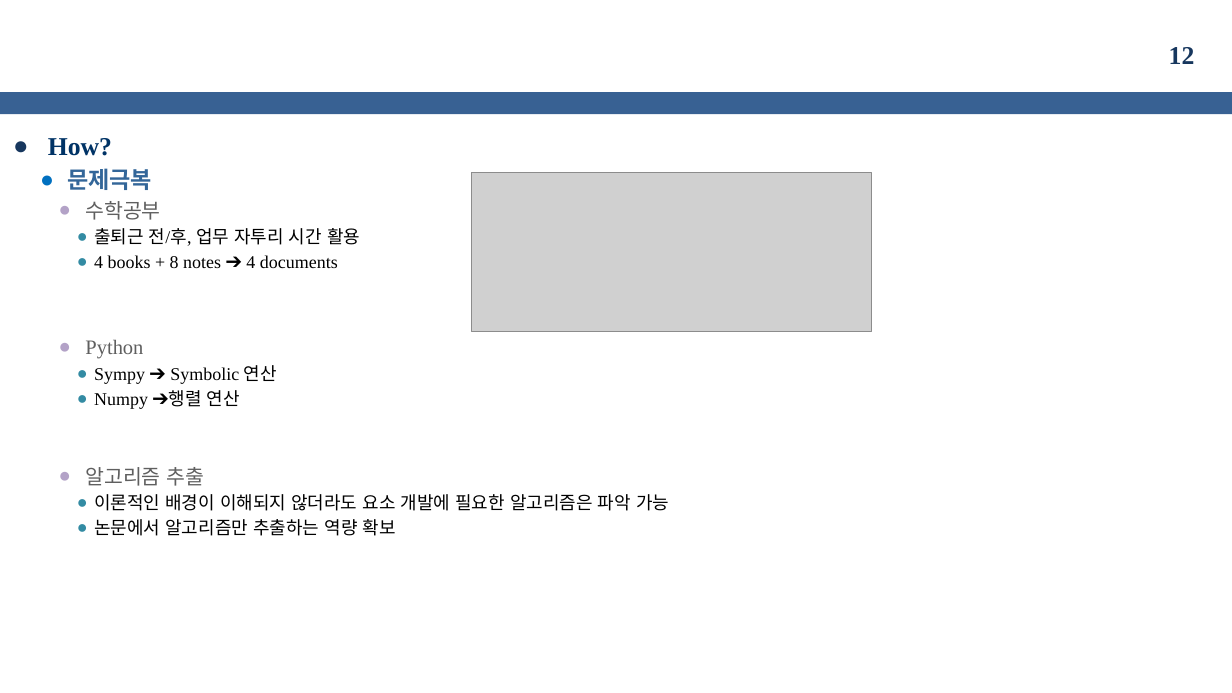
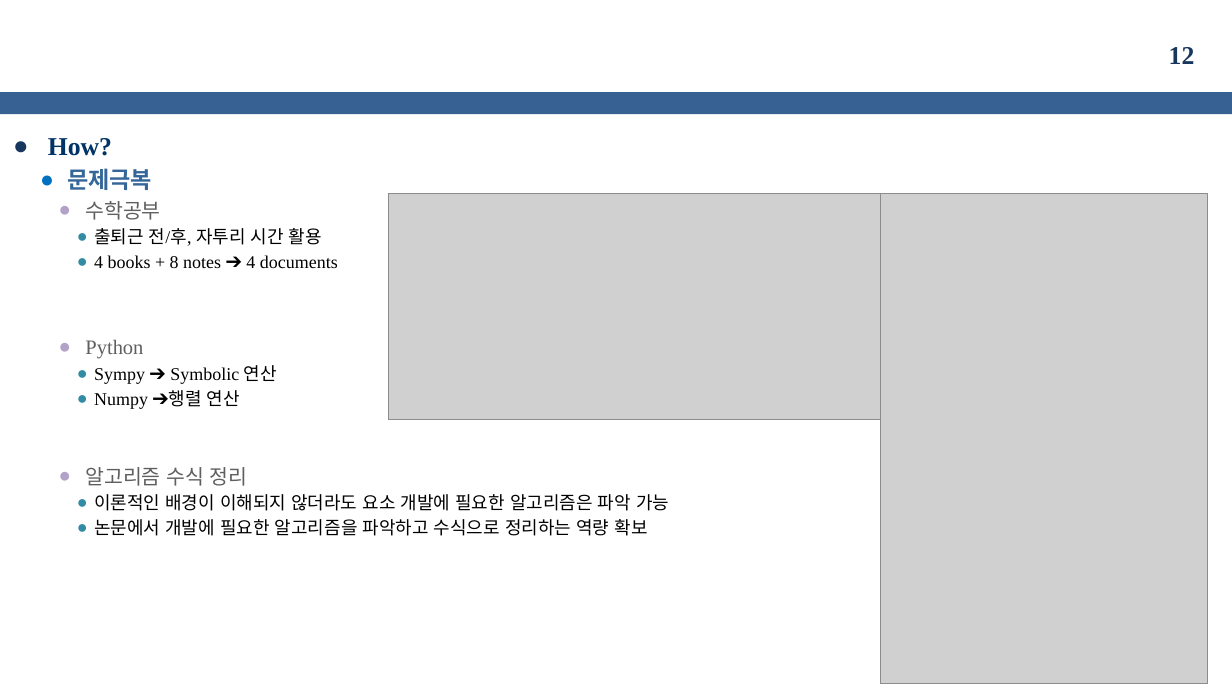
Before and after one commit to kms0523/Study, a slide deck: slide 12 of 발표자료/성과발표(중간).pptx. Drawn at 1232x693 pixels with LibreOffice and Linux fonts; fonts in the diff are those of the drawing; grey boxes stand for pictures; background and template pictures are left out. Boxes give left, top, right and bottom in pixels: in the first picture for what was removed or moved away, otherwise in the second. Text is boxed around its words. In the diff, an @@ line names an element or a change of style, - is before the commit and + after.

```diff
--- a/발표자료/성과발표(중간).pptx
+++ b/발표자료/성과발표(중간).pptx
@@ picture: place and size @@
-picture at <box>471,173,872,331</box>
+picture at <box>388,194,880,421</box>
@@ picture added at <box>881,194,1208,684</box> @@
@@ text at <box>94,228,322,246</box>: text changed @@
-      ● 출퇴근 전/후, 업무 자투리 시간 활용
+      ● 출퇴근 전/후, 자투리 시간 활용
@@ text at <box>85,467,248,486</box>: text changed @@
-    ● 알고리즘 추출
+    ● 알고리즘 수식 정리
@@ text at <box>94,519,647,536</box>: text changed @@
-      ● 논문에서 알고리즘만 추출하는 역량 확보
+      ● 논문에서 개발에 필요한 알고리즘을 파악하고 수식으로 정리하는 역량 확보
```
Also in this commit, not shown: 3 other slides changed, 5 slides added, 1 slide removed, 12 other files.
